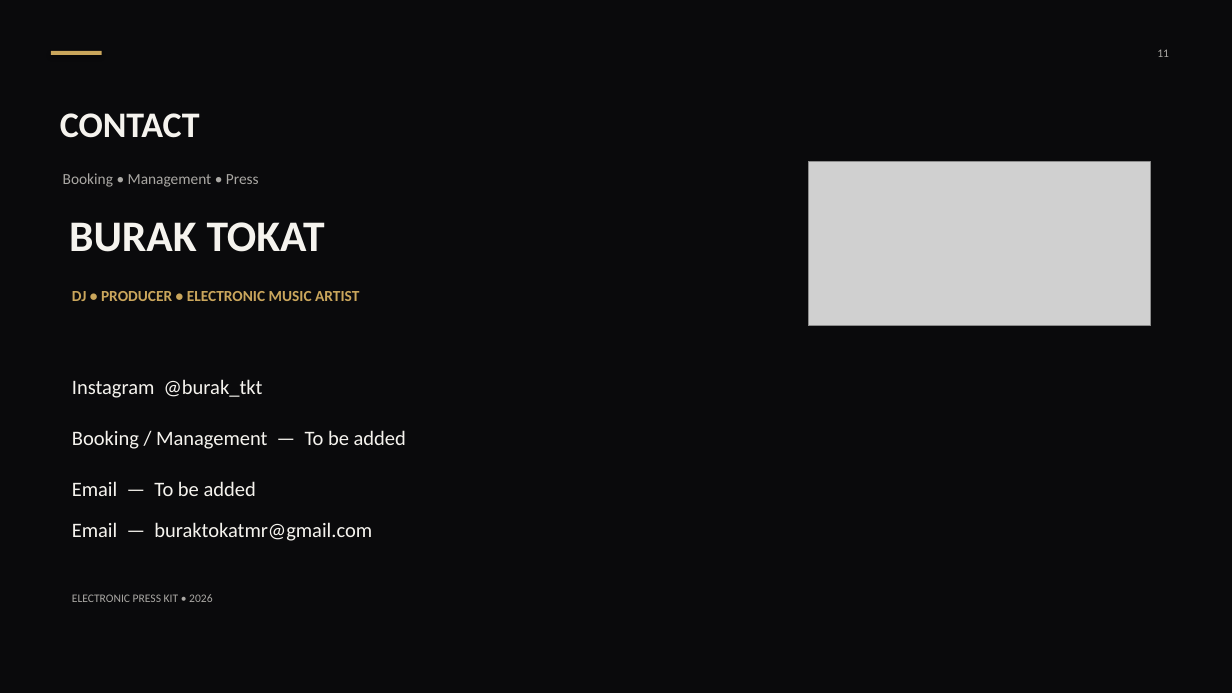
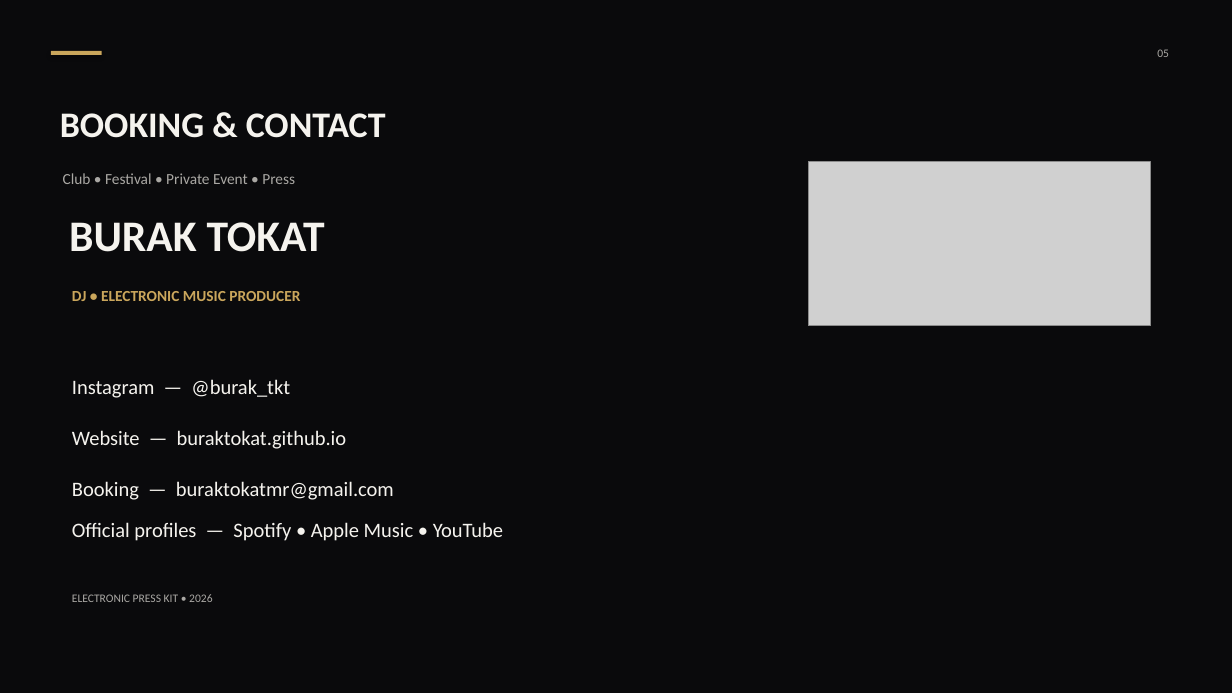
Before and after one commit to Buraktokat/buraktokat.github.io, a slide deck: slide 5 of Burak_Tokat presskit.pptx (slide 11 before the commit). Drawn at 1232x693 pixels with LibreOffice and Linux fonts; fonts in the diff are those of the drawing; grey boxes stand for pictures. Boxes give left, top, right and bottom in pixels: in the first picture for what was removed or moved away, otherwise in the second. Text is boxed around its words. In the diff, an @@ line names an element or a change of style, - is before the commit and + after.

```diff
--- a/Burak_Tokat presskit.pptx
+++ b/Burak_Tokat presskit.pptx
@@ text at (1157, 49, 1169, 57): text changed @@
-11
+05
@@ text at (60, 113, 386, 138): text changed @@
-CONTACT
+BOOKING & CONTACT
@@ text at (63, 173, 295, 184): text changed @@
-Booking • Management • Press
+Club • Festival • Private Event • Press
@@ text at (72, 291, 300, 301): text changed @@
-DJ • PRODUCER • ELECTRONIC MUSIC ARTIST
+DJ • ELECTRONIC MUSIC PRODUCER
@@ text at (72, 379, 290, 398): text changed @@
-Instagram @burak_tkt
+Instagram — @burak_tkt
@@ text at (72, 430, 347, 449): text changed @@
-Booking / Management — To be added
+Website — buraktokat.github.io
@@ text at (72, 481, 394, 500): text changed @@
-Email — To be added
+Booking — buraktokatmr@gmail.com
@@ text at (72, 522, 503, 541): text changed @@
-Email — buraktokatmr@gmail.com
+Official profiles — Spotify • Apple Music • YouTube
```
Also in this commit, not shown: 4 other slides changed, 6 slides removed, 2 other files.
